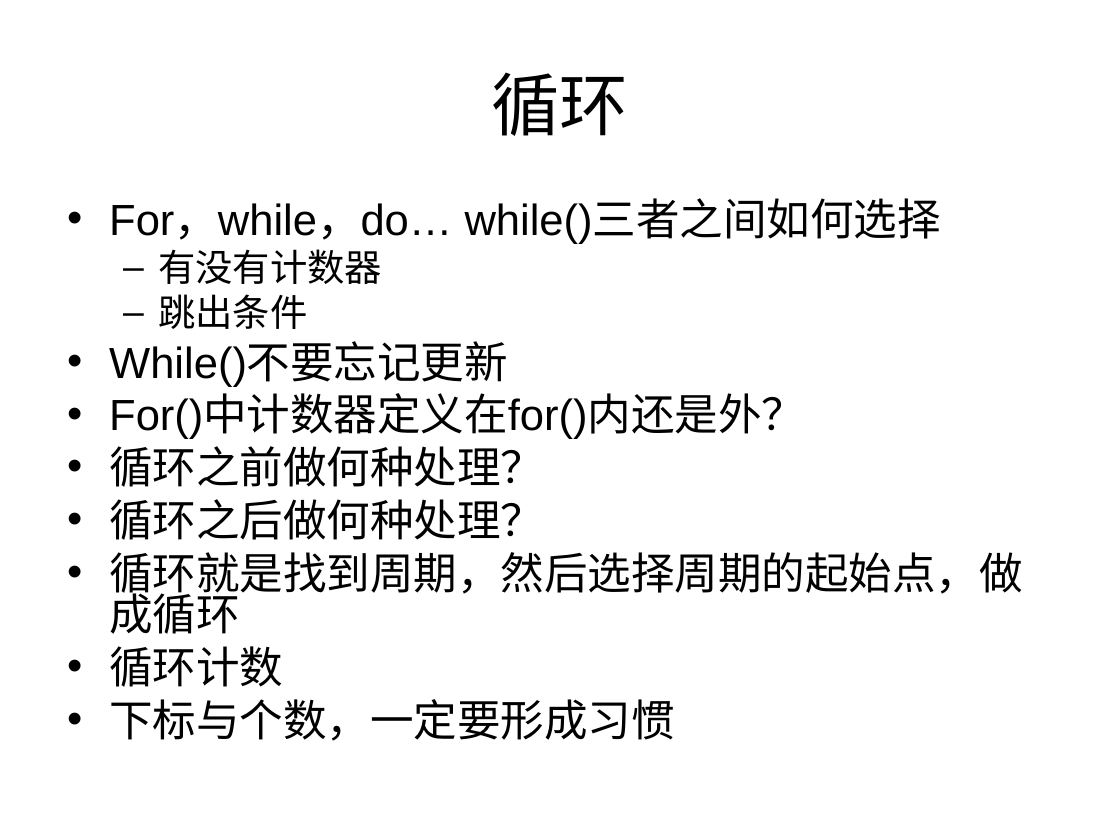
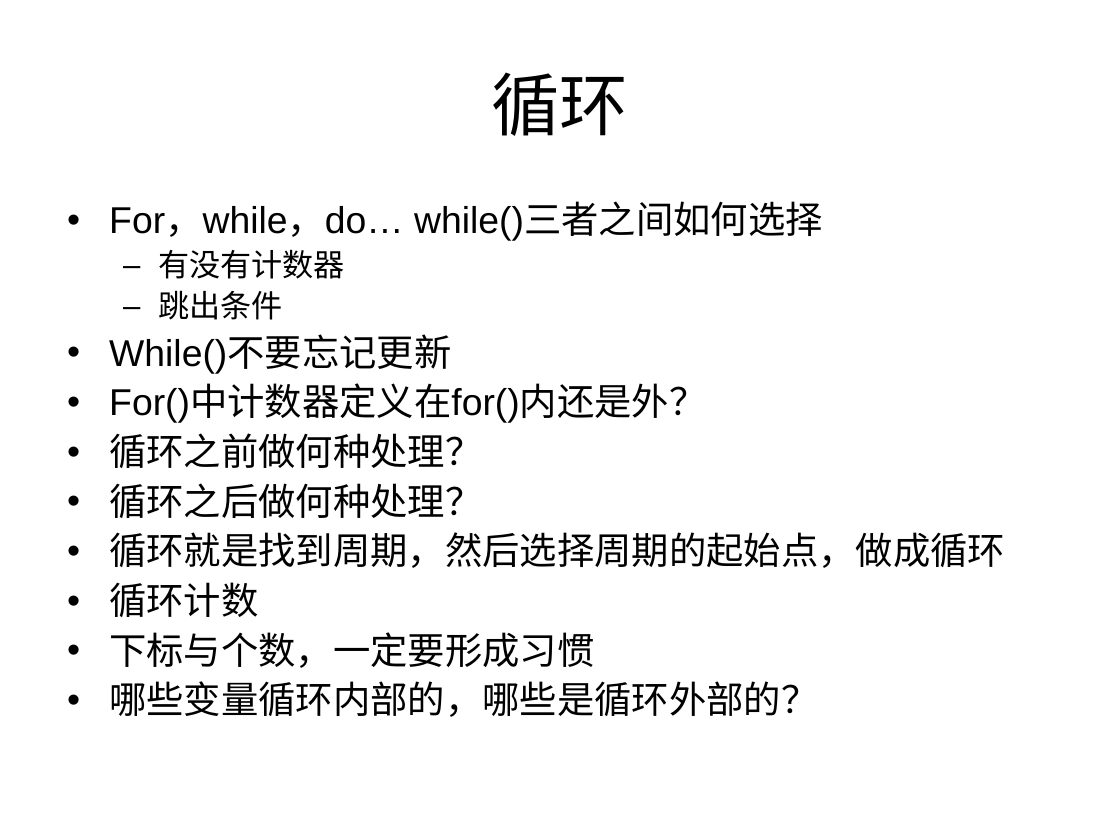
Before and after one commit to houjingbiao/leetcode, a slide deck: slide 11 of solutions/conclusion.ppt. Drawn at 1120x840 pixels with LibreOffice and Linux fonts; fonts in the diff are those of the drawing. Boxes give left, top, right and bottom in pixels: in the first picture for what was removed or moved away, otherwise in the second. Text is boxed around its words. In the diff, an @@ line names an element or a change of style, - is before the commit and + after.

```diff
--- a/solutions/conclusion.ppt
+++ b/solutions/conclusion.ppt
@@ text at <box>109,204,1005,668</box>: size 28 to 24 pt in "For，while，do… while()三者之间如何选择", "While()不要忘记更新", "For()中计数器定义在for()内还是外？", "循环之前做何种处理？" and 4 more places; size 24 to 20 pt in "有没有计数器", "跳出条件"; line spacing 0.8 to 0.9; less space between paragraphs @@
@@ text at <box>109,681,818,717</box>: paragraph added @@
+• 哪些变量循环内部的，哪些是循环外部的？
```
Also in this commit, not shown: 2 other files.
